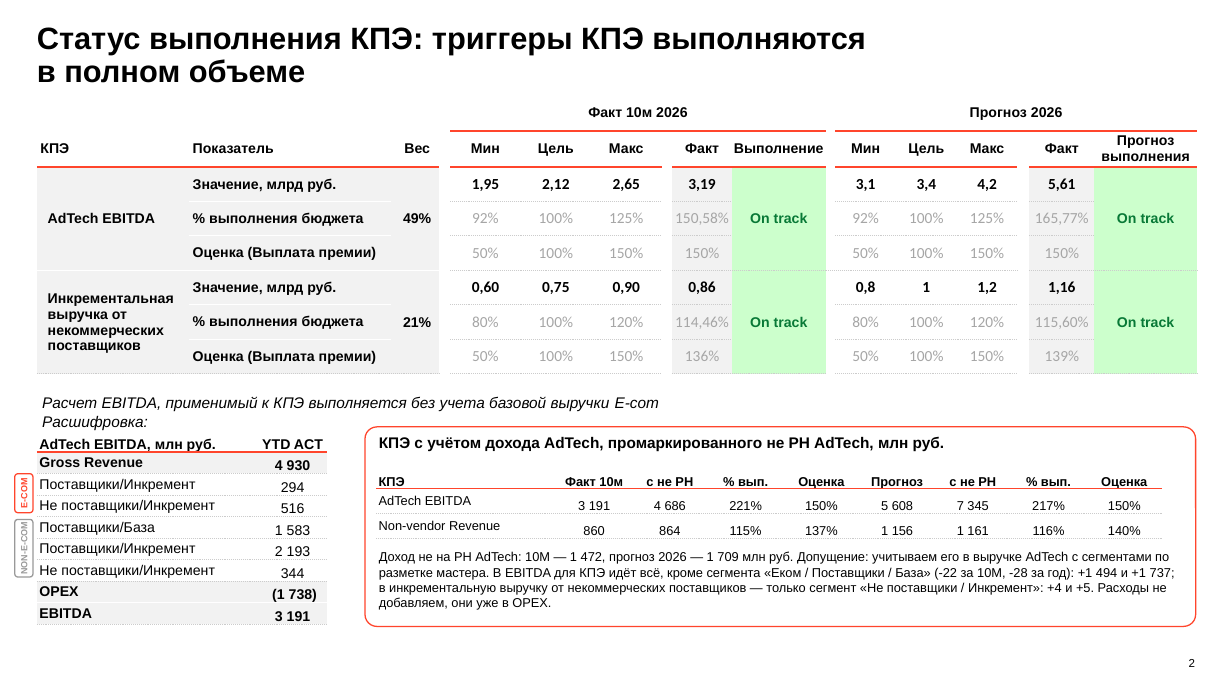
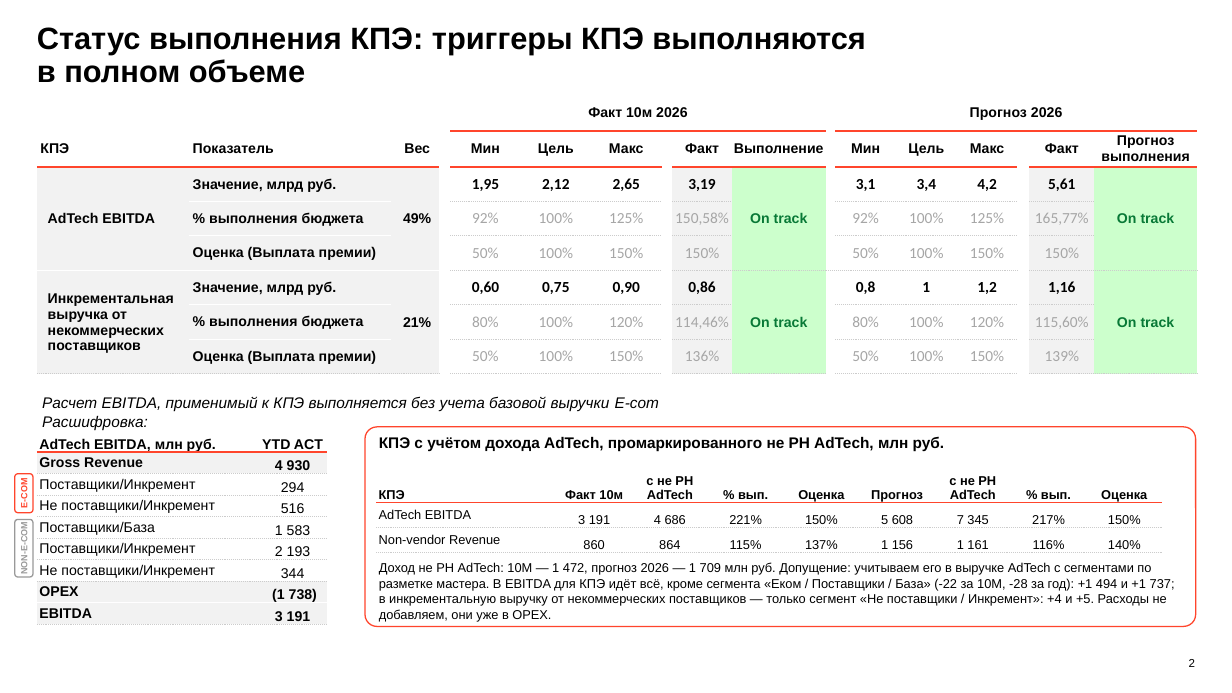
Before and after one commit to DenisMagnit/1, a slide deck: slide 2 of AdTech_MBR_Oct_2026.pptx. Drawn at 1232x693 pixels with LibreOffice and Linux fonts; fonts in the diff are those of the drawing; background and template pictures are left out. Boxes give left, top, right and bottom in pixels: in the first picture for what was removed or moved away, otherwise in the second. Text is boxed around its words. In the diff, an @@ line names an element or a change of style, - is before the commit and + after.

```diff
--- a/AdTech_MBR_Oct_2026.pptx
+++ b/AdTech_MBR_Oct_2026.pptx
@@ table at [376, 464, 1163, 553] @@
-row 1, column 3: с не РН
+row 1, column 3: с не РН AdTech
-row 1, column 7: с не РН
+row 1, column 7: с не РН AdTech
@@ text at [379, 562, 1175, 621]: text changed @@
-Доход не на РН AdTech: 10М — 1 472, прогноз 2026 — 1 709 млн руб. Допущение: учитываем его в выручке AdTech с сегментами по разметке мастера. В EBITDA для КПЭ идёт всё, кроме сегмента «Еком / Поставщики / База» (-22 за 10М, -28 за год): +1 494 и +1 737; в инкрементальную выручку от некоммерческих поставщиков — только сегмент «Не поставщики / Инкремент»: +4 и +5. Расходы не добавляем, они уже в OPEX.
+Доход не РН AdTech: 10М — 1 472, прогноз 2026 — 1 709 млн руб. Допущение: учитываем его в выручке AdTech с сегментами по разметке мастера. В EBITDA для КПЭ идёт всё, кроме сегмента «Еком / Поставщики / База» (-22 за 10М, -28 за год): +1 494 и +1 737; в инкрементальную выручку от некоммерческих поставщиков — только сегмент «Не поставщики / Инкремент»: +4 и +5. Расходы не добавляем, они уже в OPEX.
```
Also in this commit, not shown: 2 other slides changed.
